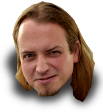
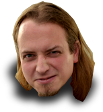
Layered file, before and after one edit (w=103, h=112). Changes by layer:
"Nouveau calque": opacity 79% → 87%, painted on it over box(0, 41, 103, 111)
